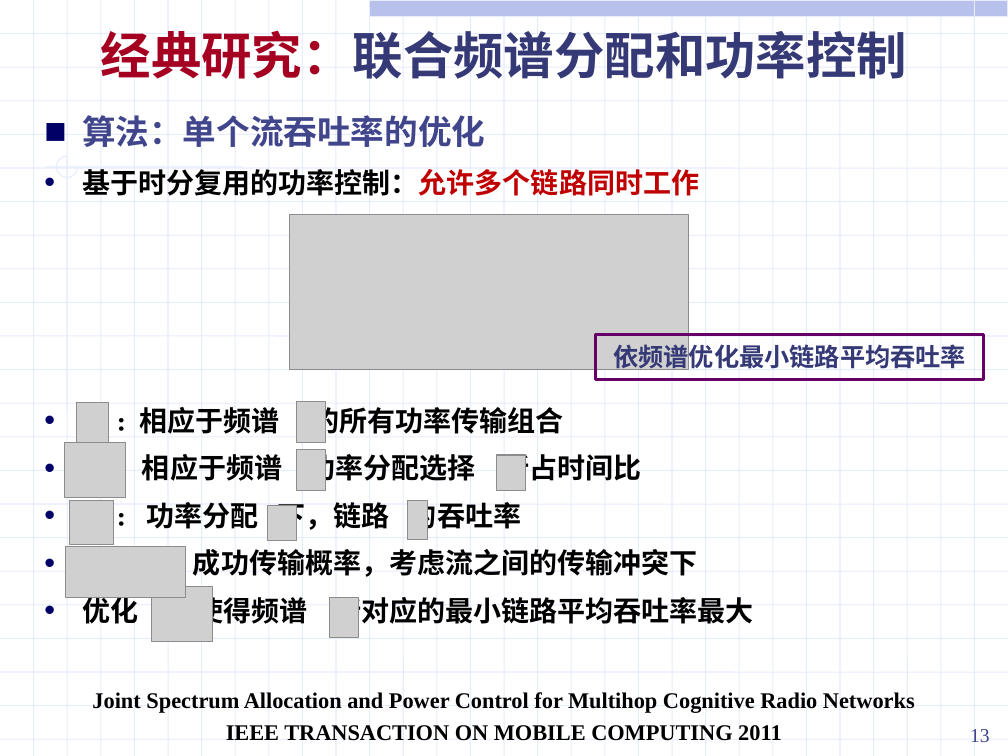
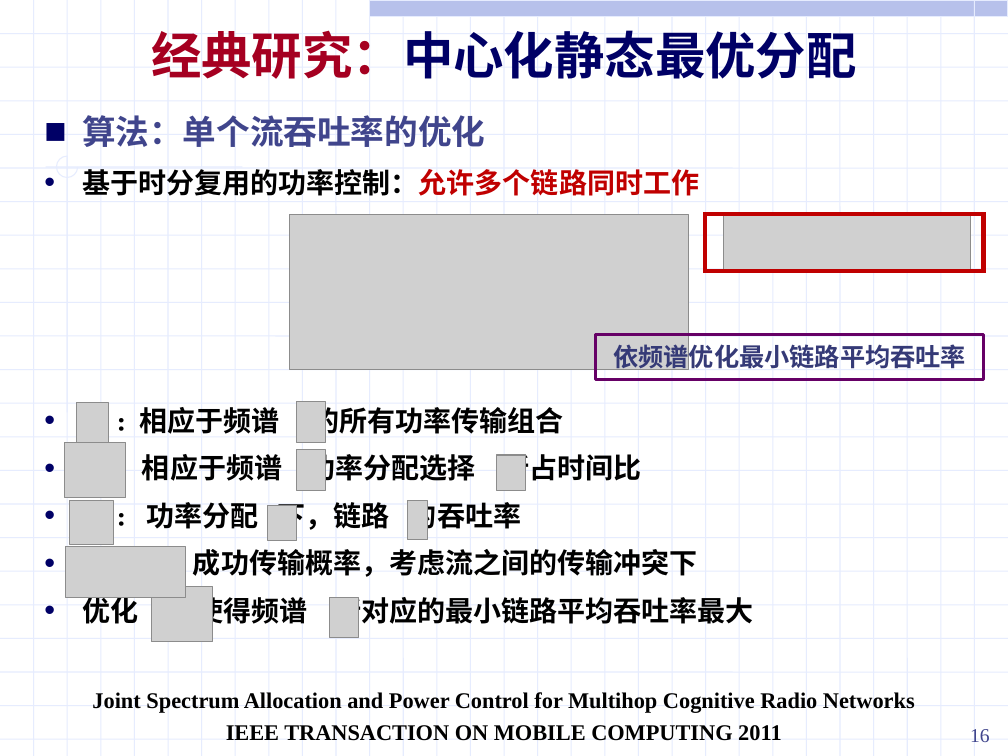
Before and after one commit to ssheroes/hello-world, a slide deck: slide 16 of 战术网频谱资源分配调研.pptx (slide 13 before the commit). Drawn at 1008x756 pixels with LibreOffice and Linux fonts; fonts in the diff are those of the drawing; grey boxes stand for pictures. Boxes give left, top, right and bottom in pixels: in the first picture for what was removed or moved away, otherwise in the second. Text is boxed around its words. In the diff, an @@ line names an element or a change of style, - is before the commit and + after.

```diff
--- a/战术网频谱资源分配调研.pptx
+++ b/战术网频谱资源分配调研.pptx
@@ text at <box>151,30,857,79</box>: text changed; font Karla to Noto Sans CJK SC; text colour #353A77 to #000066 @@
-经典研究：联合频谱分配和功率控制
+经典研究：中心化静态最优分配
@@ rectangle added at <box>706,215,984,272</box>, outline #C00000 3 pt @@
@@ picture added at <box>724,215,972,271</box> @@
@@ page number at <box>970,729,990,742</box>: text changed @@
-13
+16
```
Also in this commit, not shown: 35 other slides changed, 4 slides added, 1 slide removed, 5 other files.
